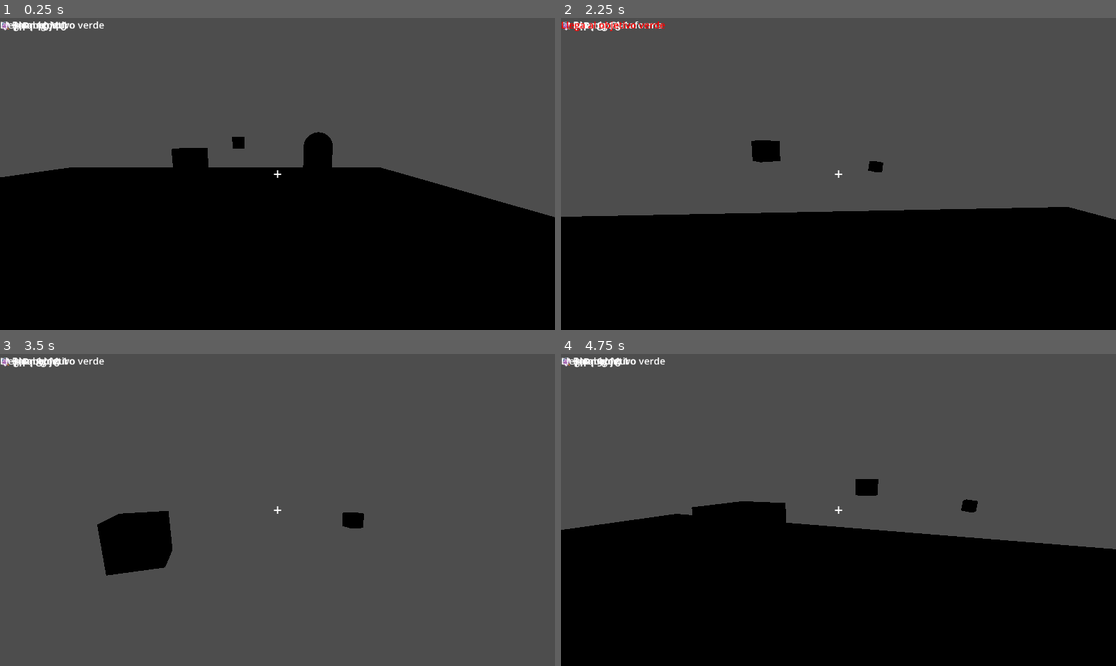
Above: before the commit, frames 1-4 (two rows, left to right).
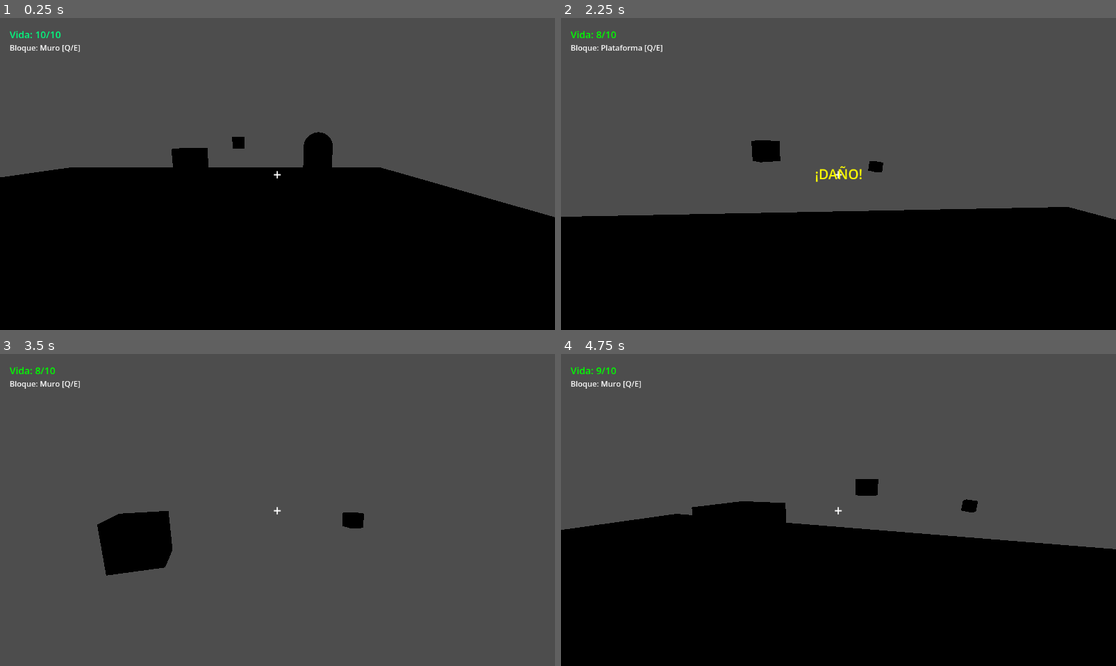
Above: after the commit, the same moments.

Repository: kilder16/NEXUS
Game: Godot game, scene res://scenes/levels/test_level.tscn
The game is run twice, just before and just after one commit, with the same random seed, the same clock (stepped at 60 frames per second) and the same inputs.
Inputs (mouse positions are in pixels of both pictures, inside the frame that each line leads up to):
- Up to frame 1 (0.25 s): no input
- Up to frame 2 (2.25 s): tap Enter at 0.5 s; move the mouse to (866, 174) at 0.52 s; hold Up from 0.53 s (still down); tap Q at 0.6, 1.55, 2.1 s; click (866, 174) at 0.67 s; tap Space at 0.77, 1.52 s; tap E at 0.8, 1.35 s; move the mouse to (810, 174) at 1.27 s; click (810, 174) at 1.42 s; move the mouse to (849, 167) at 2.02 s; click (849, 167) at 2.17 s
- Up to frame 3 (3.5 s): keep holding Up; tap E at 2.3, 2.85 s; move the mouse to (271, 516) at 2.77 s; click (271, 516) at 2.92 s; tap Space at 3.02 s; tap Q at 3.05 s
- Up to frame 4 (4.75 s): keep holding Up; move the mouse to (877, 513) at 3.52 s; tap R at 3.6 s; click (877, 513) at 3.67 s; tap Space at 3.77, 4.52 s; tap E at 3.8 s; move the mouse to (794, 506) at 4.27 s; tap Q at 4.35 s; click (794, 506) at 4.42 s

The runs differ from the first frame. In frame 1, 0.6% of the frame differs, in the area x 0-51%, y 1-52%; in frame 2, 0.8%, in the area x 0-55%, y 1-53%; in frame 3, 0.6%; in frame 4, 0.6%.

Commit message:
Fase 2 completa: menus, HUD, pausa, game over funcionando

Diff:
--- a/scenes/levels/player.tscn
+++ b/scenes/levels/player.tscn
@@ -21,41 +21,3 @@
 
 [node name="RayCast3D" type="RayCast3D" parent="Camera3D" unique_id=149494318]
 target_position = Vector3(0, 0, -100)
-
-[node name="CanvasLayer" type="CanvasLayer" parent="." unique_id=118688577]
-
-[node name="CenterContainer" type="CenterContainer" parent="CanvasLayer" unique_id=1624934081]
-anchors_preset = 15
-anchor_right = 1.0
-anchor_bottom = 1.0
-grow_horizontal = 2
-grow_vertical = 2
-
-[node name="Label" type="Label" parent="CanvasLayer/CenterContainer" unique_id=886241735]
-layout_mode = 2
-theme_override_font_sizes/font_size = 32
-text = "+"
-
-[node name="HealthLabel" type="Label" parent="CanvasLayer" unique_id=1504444837]
-offset_right = 40.0
-offset_bottom = 23.0
-theme_override_font_sizes/font_size = 24
-text = "HP: 10/10"
-
-[node name="BlockLabel" type="Label" parent="CanvasLayer" unique_id=1699363108]
-offset_right = 40.0
-offset_bottom = 23.0
-theme_override_font_sizes/font_size = 20
-text = "Bloque: Muro"
-
-[node name="EnemyLabel" type="Label" parent="CanvasLayer" unique_id=563525913]
-offset_right = 40.0
-offset_bottom = 23.0
-theme_override_font_sizes/font_size = 20
-text = "Enemigos: 0"
-
-[node name="HintLabel" type="Label" parent="CanvasLayer" unique_id=1499195122]
-offset_right = 40.0
-offset_bottom = 23.0
-theme_override_font_sizes/font_size = 20
-text = "Llega al objetivo verde"
--- a/scenes/levels/test_level.tscn
+++ b/scenes/levels/test_level.tscn
@@ -4,6 +4,9 @@
 [ext_resource type="Script" uid="uid://xjuuqe0pmn72" path="res://scripts/systems/target.gd" id="2_yautc"]
 [ext_resource type="PackedScene" uid="uid://c68uvd23njnbf" path="res://scenes/enemies/enemy.tscn" id="3_fr1um"]
 [ext_resource type="PackedScene" uid="uid://5df4hbaukug3" path="res://scenes/levels/objective.tscn" id="4_v45ci"]
+[ext_resource type="PackedScene" uid="uid://dsgm4igmlmndq" path="res://scenes/ui/hud.tscn" id="5_cyt5c"]
+[ext_resource type="PackedScene" uid="uid://c3ticavbpd2cr" path="res://scenes/ui/pause_menu.tscn" id="6_7x1jh"]
+[ext_resource type="PackedScene" uid="uid://bthvpxpuep2au" path="res://scenes/ui/game_over.tscn" id="7_hfwtw"]
 
 [sub_resource type="BoxShape3D" id="BoxShape3D_3hp5k"]
 size = Vector3(20, 0.2, 20)
@@ -50,3 +53,9 @@
 
 [node name="Objective2" parent="." unique_id=703930853 instance=ExtResource("4_v45ci")]
 transform = Transform3D(1, 0, 0, 0, 1, 0, 0, 0, 1, 0, 1.5, -15)
+
+[node name="HUD" parent="." unique_id=1386771509 instance=ExtResource("5_cyt5c")]
+
+[node name="PauseMenu" parent="." unique_id=1552508195 instance=ExtResource("6_7x1jh")]
+
+[node name="GameOver" parent="." unique_id=1131923613 instance=ExtResource("7_hfwtw")]
--- a/scenes/ui/game_over.tscn
+++ b/scenes/ui/game_over.tscn
@@ -3,6 +3,7 @@
 [ext_resource type="Script" uid="uid://8fhqj1plqa3h" path="res://scripts/ui/game_over.gd" id="1_60xr3"]
 
 [node name="GameOver" type="Control" unique_id=1131923613]
+process_mode = 3
 layout_mode = 3
 anchors_preset = 15
 anchor_right = 1.0
--- a/scripts/player/player.gd
+++ b/scripts/player/player.gd
@@ -18,10 +18,8 @@
 # === REFERENCIAS ===
 @onready var camera = $Camera3D
 @onready var raycast = $Camera3D/RayCast3D
-@onready var health_label = $CanvasLayer/HealthLabel
-@onready var block_label = $CanvasLayer/BlockLabel
-@onready var enemy_label = $CanvasLayer/EnemyLabel
-@onready var hint_label = $CanvasLayer/HintLabel
+@onready var hud = get_tree().current_scene.get_node("HUD")
+@onready var game_over = get_tree().current_scene.get_node("GameOver")
 
 # Precargar la escena del bloque
 var block_scene = preload("res://scenes/building/block.tscn")
@@ -41,6 +39,8 @@
 	Input.set_mouse_mode(Input.MOUSE_MODE_CAPTURED)
 
 	update_hud()
+	if hud:
+		hud.show_message("Llega al objetivo verde", 3.0)
 
 func _input(event):
 	if event.is_action_pressed("ui_cancel"):
@@ -80,9 +80,6 @@
 
 		if target.has_method("take_damage"):
 			target.take_damage()
-			# Actualizar contador de enemigos después de un frame
-			await get_tree().process_frame
-			update_hud()
 
 func build():
 	if raycast.is_colliding():
@@ -109,50 +106,22 @@
 	print("¡DAÑO RECIBIDO! Vida: ", health, "/", max_health)
 	update_hud()
 
-	# Efecto rojo en pantalla al recibir daño
-	flash_damage_screen()
+	if hud:
+		hud.show_message("¡DAÑO!", 0.3)
 
 	if health <= 0:
 		die()
 
-func flash_damage_screen():
-	if hint_label:
-		hint_label.text = "¡DAÑO!"
-		hint_label.add_theme_color_override("font_color", Color(1, 0, 0))
-		await get_tree().create_timer(0.3).timeout
-		hint_label.text = "Llega al objetivo verde"
-		hint_label.add_theme_color_override("font_color", Color(1, 1, 1))
-
 func update_hud():
-	if health_label:
-		health_label.text = "♥ HP: " + str(health) + "/" + str(max_health)
-
-	if block_label:
-		block_label.text = "🔨 Bloque: " + block_types[current_block_type]
-
-	if enemy_label:
-		var enemies = get_tree().get_nodes_in_group("enemies")
-		# Si no hay grupo, contar por nombre
-		if enemies.size() == 0:
-			var count = 0
-			for node in get_tree().current_scene.get_children():
-				if node.name.begins_with("Enemy"):
-					count += 1
-			enemy_label.text = "👾 Enemigos: " + str(count)
-		else:
-			enemy_label.text = "👾 Enemigos: " + str(enemies.size())
-
-	if hint_label:
-		hint_label.text = "Llega al objetivo verde"
+	if hud:
+		hud.update_health(health, max_health)
+		hud.update_block_type(current_block_type)
 
 func die():
 	print("=== HAS MUERTO ===")
-	if hint_label:
-		hint_label.text = "¡HAS MUERTO! Reiniciando..."
-		hint_label.add_theme_color_override("font_color", Color(1, 0, 0))
 	Input.set_mouse_mode(Input.MOUSE_MODE_VISIBLE)
-	await get_tree().create_timer(2.0).timeout
-	get_tree().reload_current_scene()
+	if game_over:
+		game_over.show_game_over()
 
 func _physics_process(delta):
 	if not is_on_floor():
